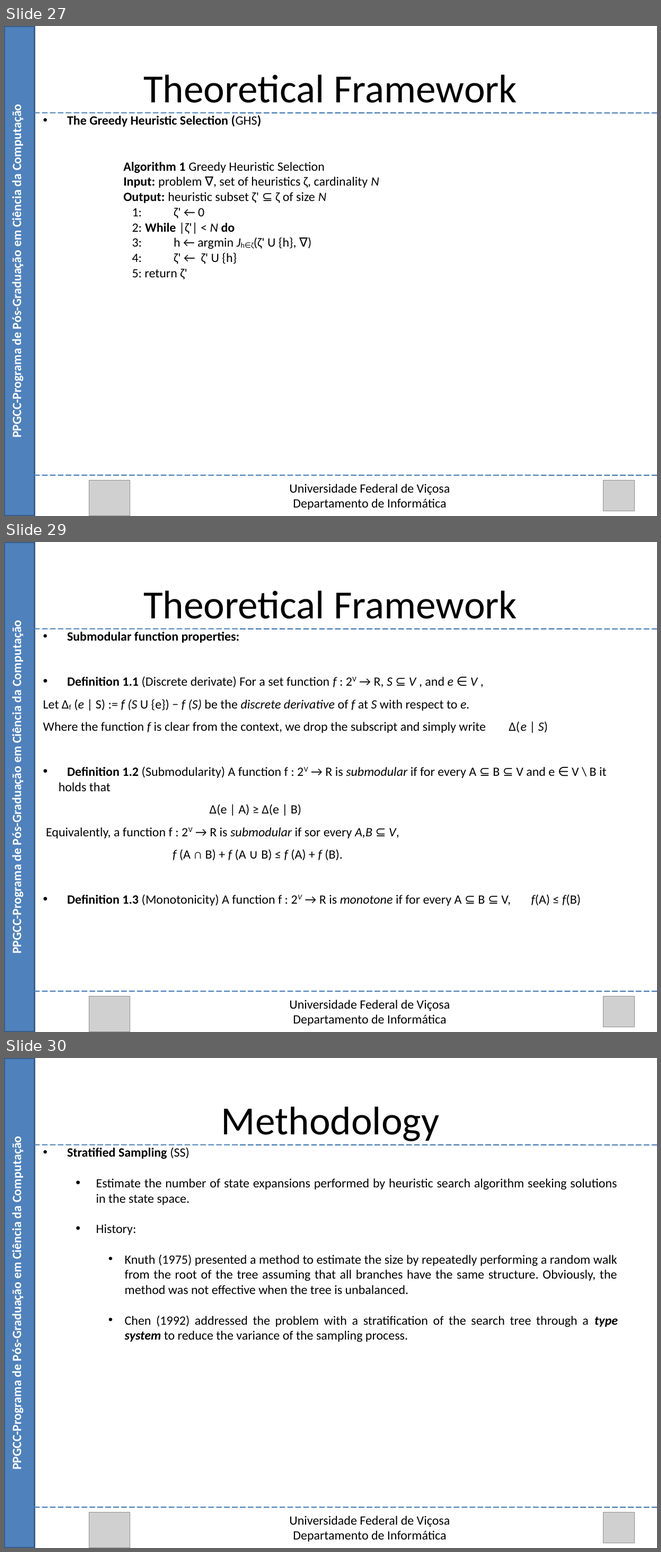
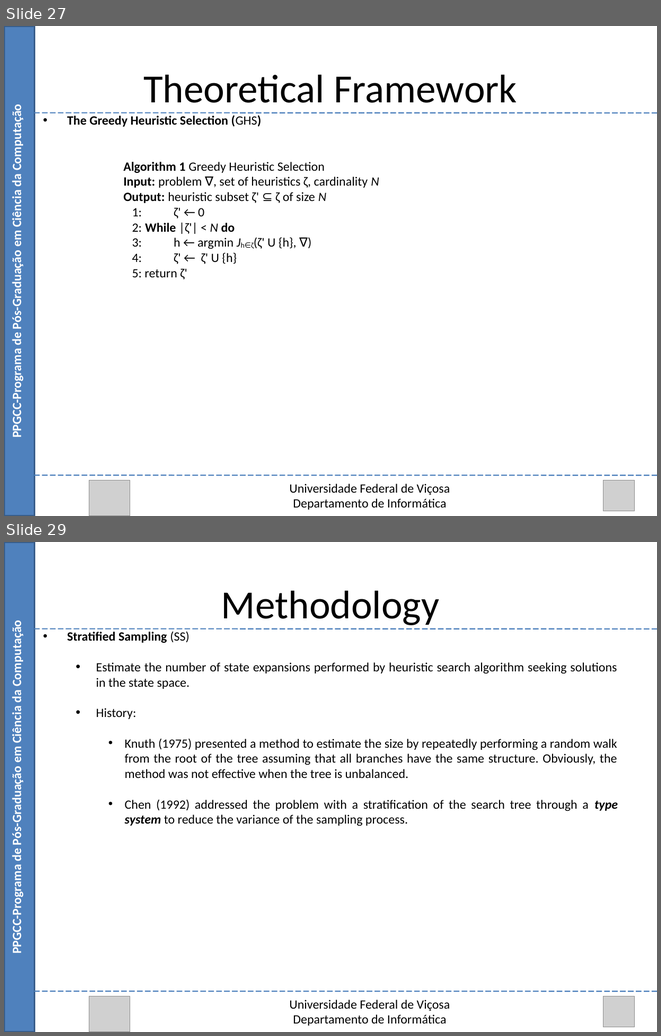
Before and after one commit to Marvinsky/research-marvin, a slide deck: latex/odp/selection heuristics.odp. Shown one above the other, each under a label of ours: slides 27, 29 and 30 before the commit, slides 27 and 29 after it; the slides between them are not shown. The pictures are 661x1552 and 661x1036 pixels, drawn with LibreOffice and Linux fonts; fonts in the diff are those of the drawing; grey boxes stand for pictures. Boxes give left, top, right and bottom in pixels: in the first picture for what was removed or moved away, otherwise in the second. Text is boxed around its words. In the diff, an @@ line names an element or a change of style, - is before the commit and + after.

```diff
--- a/latex/odp/selection heuristics.odp
+++ b/latex/odp/selection heuristics.odp
@@ slide 29 removed at (4,542,657,1032), background #FFFFFF @@
@@ rectangle removed at (4,542,35,1032) @@
@@ text removed at (143,590,517,619) @@
-Theoretical Framework
@@ text removed at (9,626,24,951) @@
-PPGCC-Programa de Pós-Graduação em Ciência da Computação
@@ line removed from (35, 629) to (657, 629) @@
@@ text removed at (43,632,606,906) @@
-• Submodular function properties:
-• Definition 1.1 (Discrete derivate) For a set function f : 2V → R, S ⊆ V , and e ∈ V ,
-Let ∆f (e | S) := f (S U {e}) − f (S) be the discrete derivative of f at S with respect to e.
-Where the function f is clear from the context, we drop the subscript and simply write ∆(e | S)
-• Definition 1.2 (Submodularity) A function f : 2V → R is submodular if for every A ⊆ B ⊆ V and e ∈ V \ B it holds that
-∆(e | A) ≥ ∆(e | B)
-Equivalently, a function f : 2V → R is submodular if sor every A,B ⊆ V,
-f (A ∩ B) + f (A ∪ B) ≤ f (A) + f (B).
-• Definition 1.3 (Monotonicity) A function f : 2V → R is monotone if for every A ⊆ B ⊆ V, f(A) ≤ f(B)
@@ line removed from (35, 991) to (657, 991) @@
@@ picture removed at (89,996,130,1032) @@
@@ text removed at (289,999,450,1025) @@
-Universidade Federal de Viçosa
-Departamento de Informática
@@ picture removed at (603,996,634,1026) @@
@@ what was slide 30 is now slide 29 @@
```
Also in this commit, not shown: 7 slides changed, 2 other slides removed, 1 other file.
